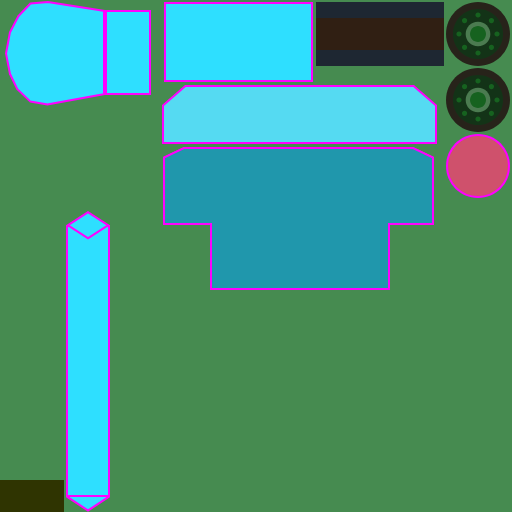
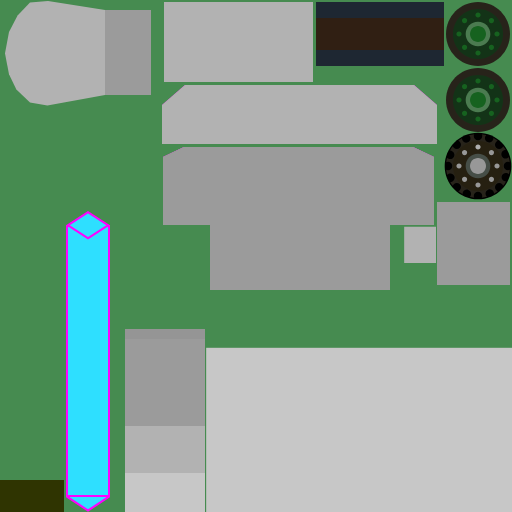
Layer changes from the first w=512, h=512 image to the second:
pixels changed over [5, 1, 512, 512] (layer not identified)